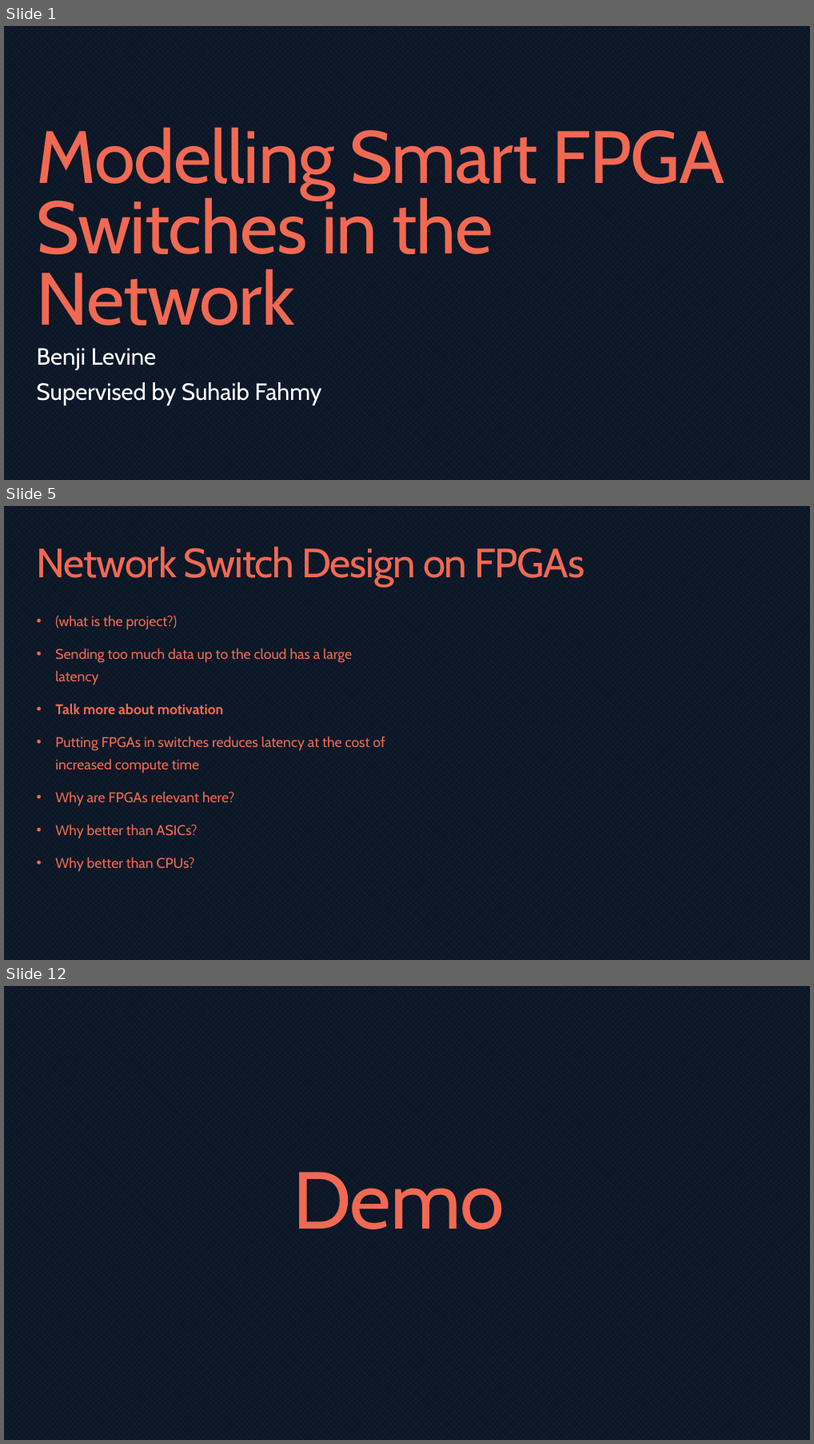
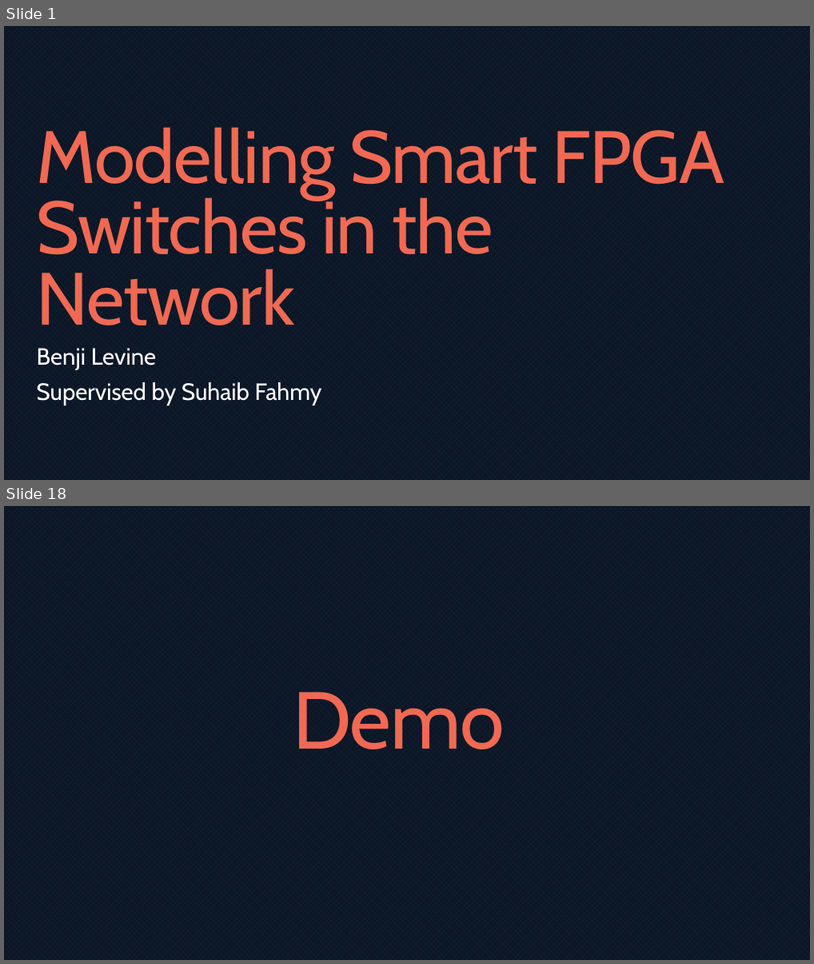
Before and after one commit to bmaximuml/CS351-Reports, a slide deck: Presentation/Network Switch Design on FPGAs.pptx. Shown one above the other, each under a label of ours: slides 1, 5 and 12 before the commit, slides 1 and 18 after it; the slides between them are not shown. The pictures are 814x1444 and 814x964 pixels, drawn with LibreOffice and Linux fonts; fonts in the diff are those of the drawing. Boxes give left, top, right and bottom in pixels: in the first picture for what was removed or moved away, otherwise in the second. Text is boxed around its words. In the diff, an @@ line names an element or a change of style, - is before the commit and + after.

```diff
--- a/Presentation/Network Switch Design on FPGAs.pptx
+++ b/Presentation/Network Switch Design on FPGAs.pptx
@@ slide 5 removed at (4,506,810,960), background pattern #1A2A46 on #0C1624 @@
@@ title removed at (37,546,585,586) @@
-Network Switch Design on FPGAs
@@ text removed at (55,615,385,872) @@
-• (what is the project?)
-• Sending too much data up to the cloud has a large latency
-• Talk more about motivation
-• Putting FPGAs in switches reduces latency at the cost of increased compute time
-• Why are FPGAs relevant here?
-• Why better than ASICs?
-• Why better than CPUs?
@@ what was slide 12 is now slide 18 @@
```
Also in this commit, not shown: 9 slides changed, 7 slides added, 20 other files.
